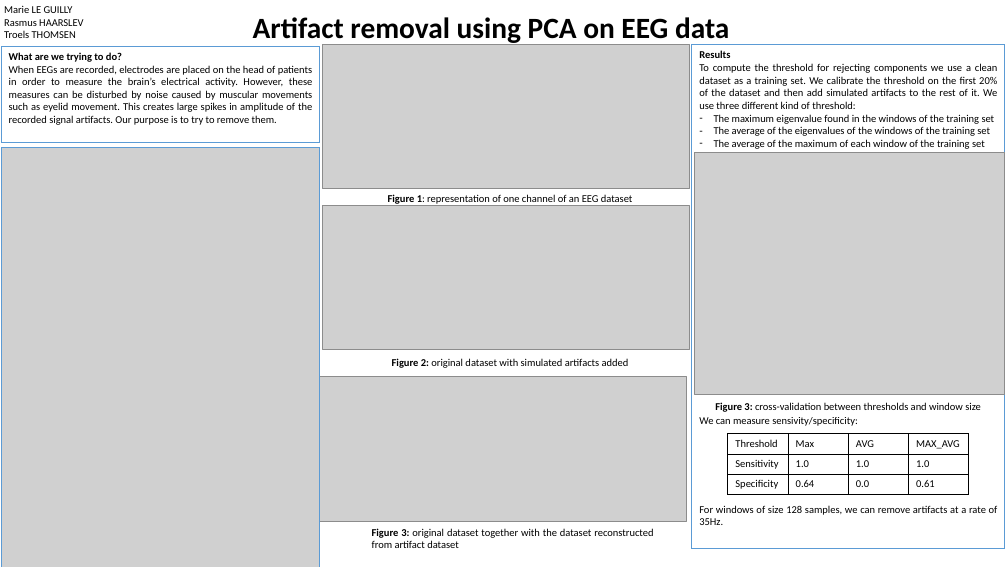
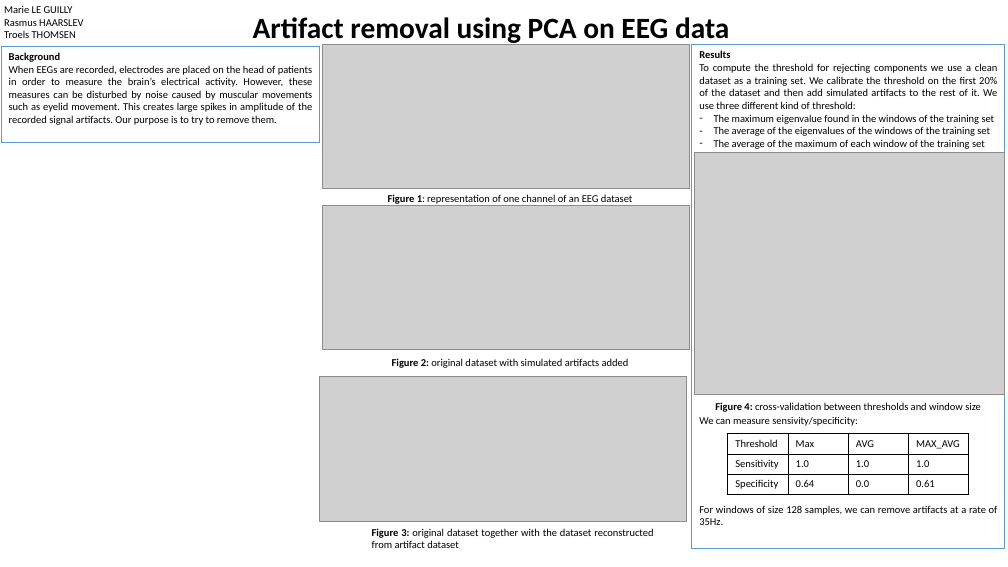
Before and after one commit to ttsoftware/advanced-machine-learning, a slide deck: slide 1 of project/Poster.pptx. Drawn at 1008x567 pixels with LibreOffice and Linux fonts; fonts in the diff are those of the drawing; grey boxes stand for pictures. Boxes give left, top, right and bottom in pixels: in the first picture for what was removed or moved away, otherwise in the second. Text is boxed around its words. In the diff, an @@ line names an element or a change of style, - is before the commit and + after.

Commit message:
updated poster

```diff
--- a/project/Poster.pptx
+++ b/project/Poster.pptx
@@ text in rectangle at (x1=9, y1=52, x2=60, y2=62): text changed @@
-What are we trying to do?
+Background
@@ picture removed at (x1=2, y1=148, x2=320, y2=567) @@
@@ text in rectangle at (x1=715, y1=402, x2=981, y2=412): text changed @@
-Figure 3: cross-validation between thresholds and window size
+Figure 4: cross-validation between thresholds and window size
```
Also in this commit, not shown: 1 slide added, 2 other files.
